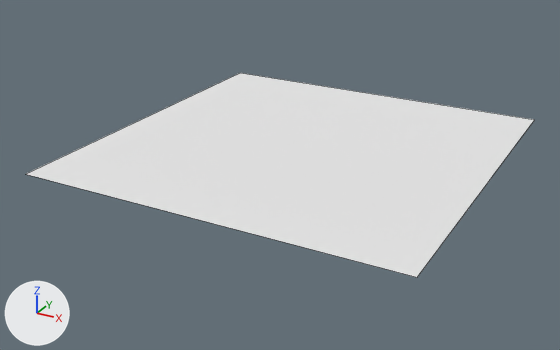
One commit to the Blender file 3DGameSettings.blend: the scene before it, then after it.
One viewpoint serves both versions: a 50 mm camera at (3519.0, -6889.0, 3032.0) aimed at (-144.0, -229.0, -298.0). The axes (+X, +Y, +Z) are drawn at lower left. The lights are the same throughout. Mesh edges are drawn as thin lines.

The scene before the commit, as lines of its bpy script (objects in view):
```python
me_plane = bpy.data.meshes.new('Plane')
me_plane.from_pydata([(-2000.0, -2000.0, 0.0), (2000.0, -2000.0, 0.0), (-2000.0, 2000.0, 0.0), (2000.0, 2000.0, 0.0)], [], [(0, 1, 3, 2)])
me_plane.materials.append(mat_material)  # white #e7e7e7
ob_plane = bpy.data.objects.new('Plane', me_plane)
ob_plane.location = (0.0, 0.0, 0.0)
```
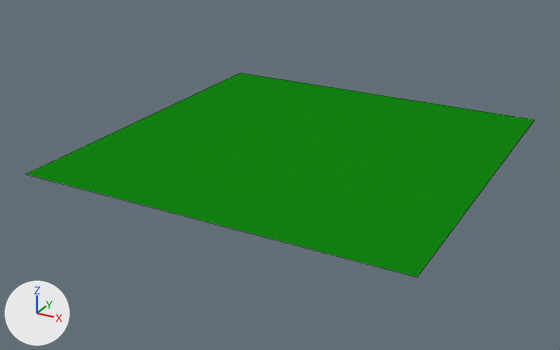
Scene script edits in JSON lines:
```json
{"op": "add", "block": "mat_grass", "code": ["mat_grass = diffuse_material('Grass')", "mat_grass.base_color = (0.00654, 0.233, 0.00631)  # green #138513"]}
{"block": "me_plane", "where": "me_plane.from_pydata(...)  # 4 vertices, 1 face; spans x -2000.0..2000.0, y -2000.0..2000.0, z 0.0"}
{"op": "remove", "block": "me_plane", "code": "me_plane.materials.append(mat_material)  # white #e7e7e7"}
{"op": "add", "block": "me_plane", "code": "me_plane.materials.append(mat_grass)  # green #138513"}
{"op": "add", "block": "me_ground_001", "code": ["me_ground_001 = bpy.data.meshes.new('Ground.001')", "me_ground_001.from_pydata([(-2000.0, -2000.0, 0.0), (2000.0, -2000.0, 0.0), (-2000.0, 2000.0, 0.0), (2000.0, 2000.0, 0.0)], [], [(0, 2, 3, 1)])", "me_ground_001.materials.append(mat_material)  # white #e7e7e7"]}
{"op": "add", "block": "ob_ground_001", "code": ["ob_ground_001 = bpy.data.objects.new('Ground.001', me_ground_001)", "ob_ground_001.parent = ob_plane", "ob_ground_001.location = (0.0, 0.0, -1.0)"]}
```

Where the change shows, as pixel boxes [x1, y1, x2, y2] in the pictures (560 x 350 px):
```json
{"object": "Plane", "change": "recoloured", "before": [26, 73, 534, 277], "after": [26, 73, 534, 277], "on screen": "white to green"}
{"object": "Ground.001", "change": "added", "after": [34, 134, 524, 276]}
```
